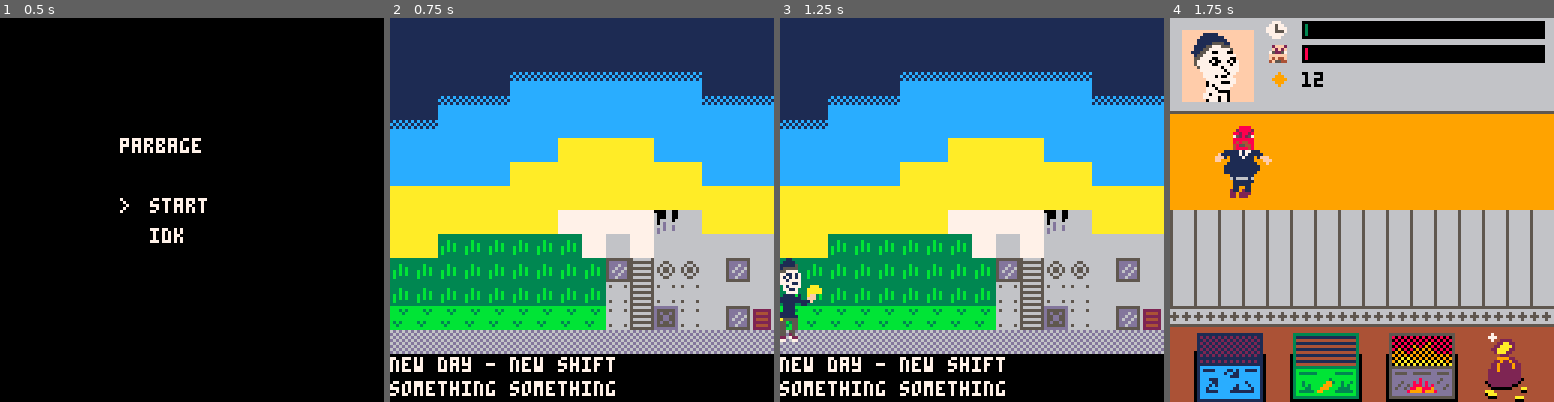
Above: before the commit, frames 1-4 (left to right).
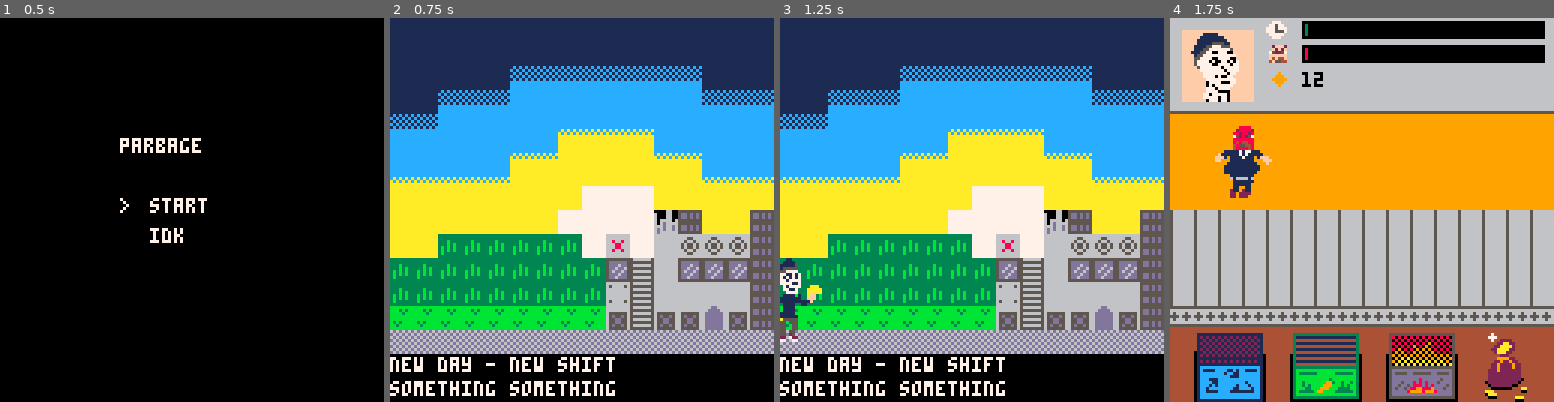
Above: after the commit, the same moments.

Repository: thorny-thorny/parbage
Game: PICO-8 cartridge lej20.p8
The game is run twice, just before and just after one commit, with the same random seed, the same clock (stepped at 60 frames per second) and the same inputs.
Inputs:
- Up to frame 1 (0.5 s): no input
- Up to frame 2 (0.75 s): tap O (Z key) at 0.7 s
- Up to frame 3 (1.25 s): no input
- Up to frame 4 (1.75 s): hold Right from 1.6 s (still down); tap O (Z key) at 1.7 s

Frame 1 is identical in both runs. In frame 2, 8.3% of the frame differs, in the area x 0-100%, y 12-82%; in frame 3, 8.3%; in frame 4, nothing differs.

Commit message:
attempted a simple song XD
Not very good

Diff:
--- a/lej20.p8
+++ b/lej20.p8
@@ -124,15 +124,20 @@
 000000002f2f2f2f2f2f2f2f2f2f2f2f909192931e1f1f1f1f1f1f1f1f1f1f1faeaeaeaeaeaeaeaeaeaeaeaeaeaeaeae9f9f9f9f9f9f9f8f8f8f8f9f9f9f9f9f00000000000000000000000000000000000000000000000000000000000000000000000000000000000000000000000000000000000000000000000000000000
 000000002f2f2f2f2f2f2f2f2f2f2f2fa0a1a2a30d1f1f1f1f1f1f1f1f1f1f1faeaeaeaeae8d8d8d8d8d8d8d8daeaeae9f9f9f9f9f9f9f9f9f9f9f9f9f9f9f9f00000000000000000000000000000000000000000000000000000000000000000000000000000000000000000000000000000000000000000000000000000000
 000000002f2f2f2f2f2f2f2f2f2f2f2fb0b1b2b30f0f0f0f0f0f0f0f0f0f0f0faeae8d8d8dbebebebebebebebe8d8d8d9f9f9f9f9f9f9f9f9f9f9f9f9f9f9f9f00000000000000000000000000000000000000000000000000000000000000000000000000000000000000000000000000000000000000000000000000000000
-2f2f2f2f2f2f2f2f2f2f2f2f2f2f2f2f000000007475757575757575757575768d8dbebebebebebebebebebebebebebe9f9f9f9f9f9f9f9f9f9f9f9f9f9f9f9f00000000000000000000000000000000000000000000000000000000000000000000000000000000000000000000000000000000000000000000000000000000
-2f2f2f2f2f2f2f2f2f2f2f2f2f2f2f2f000000007d7878787878787878787879bebebebebebebe9f9f9f9fbebebebebe9f9f9f9f9f9f9f9f9f9f9f9f9f9f9f9f00000000000000000000000000000000000000000000000000000000000000000000000000000000000000000000000000000000000000000000000000000000
-2f2f2f2f2f2f2f2f2f2f2f2f2f2f2f2f00000000777878787878787878787879bebebebebe9f9f9f9f9f9f9f9fbebebe9f9f9f9f9f9f9f9f9f9f9f9f9f9f9f9f00000000000000000000000000000000000000000000000000000000000000000000000000000000000000000000000000000000000000000000000000000000
-2f2f2f2f2f2f2f2f2f2f2f2f2f2f2f2f000000007a7b7b7b7b7b7b7b7b7b7b7c9f9f9f9f9f9f9f9f9f9f9f9f9f9f9f9f9f9f9f9f9f9f9f9f9f9f9f9f9f9f9f9f00000000000000000000000000000000000000000000000000000000000000000000000000000000000000000000000000000000000000000000000000000000
-2f2f2f2f2f2f2f2f2f2f2f2f2f2f2f2f000000000000000000000000000000009f9f9f9f9f9f9f8f8f8f8f8b9b9f9f9f9f9f9f9f9f9f9f9f9f9f9f8b9b9f9f9f00000000000000000000008b9b000000000000000000000000000000000000000000000000000000000000000000000000000000000000000000000000000000
-2f2f2f2f2f2f2f2f2f2f2f2f2f2f2f2f000000000000000000000000000000009f9fafafafafafaf8f9b8f9b9b9b9b9b9f9fafafafafafaf9f9b9f9b9b9b9b9b0000afafafafafaf009b009b9b9b9b9b000000000000000000000000000000000000000000000000000000000000000000000000000000000000000000000000
-3f3f3f3f3f3f3f3f3f3f3f3f3f3f3f3f00000000000000000000000000000000afafafafafafafafafadabacac9bad9bafafafafafafafafafadabacac9bad9bafafafafafafafafafadabacac9bad9b000000000000000000000000000000000000000000000000000000000000000000000000000000000000000000000000
-3f3f3f3f3f3f3f3f3f3f3f3f3f3f3f3f00000000000000000000000000000000afafafafafafafafafbbabbbbb9b9b9bafafafafafafafafafbbabbbbb9b9b9bafafafafafafafafafbbabbbbb9b9b9b000000000000000000000000000000000000000000000000000000000000000000000000000000000000000000000000
-3f3f3f3f3f3f3f3f3f3f3f3f3f3f3f3f00000000000000000000000000000000bfbfbfbfbfbfbfbfbfbbabbdbb9bad9cbfbfbfbfbfbfbfbfbfbbabbdbb9bad9cbfbfbfbfbfbfbfbfbfbbabbdbb9bad9c000000000000000000000000000000000000000000000000000000000000000000000000000000000000000000000000
+2f2f2f2f2f2f2f2f2f2f2f2f2f2f2f2f000000007475757575757575757575768d8dbebebebebe9e9e9e9ebebebebebe9f9f9f9f9f9f9f9f9f9f9f9f9f9f9f9f00000000000000000000000000000000000000000000000000000000000000000000000000000000000000000000000000000000000000000000000000000000
+2f2f2f2f2f2f2f2f2f2f2f2f2f2f2f2f000000007d7878787878787878787879bebebebebe9e9e9f9f9f9f9e9ebebebe9f9f9f9f9f9f9f9f9f9f9f9f9f9f9f9f00000000000000000000000000000000000000000000000000000000000000000000000000000000000000000000000000000000000000000000000000000000
+2f2f2f2f2f2f2f2f2f2f2f2f2f2f2f2f000000007778787878787878787878799e9e9e9e9e9f9f9f9f9f9f9f9f9e9e9e9f9f9f9f9f9f9f9f9f9f9f9f9f9f9f9f00000000000000000000000000000000000000000000000000000000000000000000000000000000000000000000000000000000000000000000000000000000
+2f2f2f2f2f2f2f2f2f2f2f2f2f2f2f2f000000007a7b7b7b7b7b7b7b7b7b7b7c9f9f9f9f9f9f9f9f8f8f8f9f9f9f9f9f9f9f9f9f9f9f9f9f9f9f9f9f9f9f9f9f00000000000000000000000000000000000000000000000000000000000000000000000000000000000000000000000000000000000000000000000000000000
+2f2f2f2f2f2f2f2f2f2f2f2f2f2f2f2f000000000000000000000000000000009f9f9f9f9f9f9f8f8f8f8f8b9c9f9f9c9f9f9f9f9f9f9f9f9f9f9f8b9c9f9f9c00000000000000000000008b9c00009c000000000000000000000000000000000000000000000000000000000000000000000000000000000000000000000000
+2f2f2f2f2f2f2f2f2f2f2f2f2f2f2f2f000000000000000000000000000000009f9fafafafafafaf8fbd8f9bacacac9c9f9fafafafafafaf9fbd9f9bacacac9c0000afafafafafaf00bd009bacacac9c000000000000000000000000000000000000000000000000000000000000000000000000000000000000000000000000
+3f3f3f3f3f3f3f3f3f3f3f3f3f3f3f3f00000000000000000000000000000000afafafafafafafafafadab9badadad9cafafafafafafafafafadab9badadad9cafafafafafafafafafadab9badadad9c000000000000000000000000000000000000000000000000000000000000000000000000000000000000000000000000
+3f3f3f3f3f3f3f3f3f3f3f3f3f3f3f3f00000000000000000000000000000000afafafafafafafafafbbab9b9b9b9b9cafafafafafafafafafbbab9b9b9b9b9cafafafafafafafafafbbab9b9b9b9b9c000000000000000000000000000000000000000000000000000000000000000000000000000000000000000000000000
+3f3f3f3f3f3f3f3f3f3f3f3f3f3f3f3f00000000000000000000000000000000bfbfbfbfbfbfbfbfbfbaabbaba9dba9cbfbfbfbfbfbfbfbfbfbbabbaba9dba9cbfbfbfbfbfbfbfbfbfbbabbaba9dba9c000000000000000000000000000000000000000000000000000000000000000000000000000000000000000000000000
 3f4445463f4748493f4a4b4c3f4d4e3f00000000000000000000000000000000bcbcbcbcbcbcbcbcbcbcbcbcbcbcbcbcbcbcbcbcbcbcbcbcbcbcbcbcbcbcbcbcbcbcbcbcbcbcbcbcbcbcbcbcbcbcbcbc000000000000000000000000000000000000000000000000000000000000000000000000000000000000000000000000
 3f5455563f5758593f5a5b5c3f5d5e3f00000000000000000000000000000000000000000000000000000000000000000000000000000000000000000000000000000000000000000000000000000000000000000000000000000000000000000000000000000000000000000000000000000000000000000000000000000000
 3f6465663f6768693f6a6b6c3f6d6e3f00000000000000000000000000000000000000000000000000000000000000000000000000000000000000000000000000000000000000000000000000000000000000000000000000000000000000000000000000000000000000000000000000000000000000000000000000000000
+…(5 lines of a section not shown)…
Not shown, changed: 18 lines of the sprite sheet (__gfx__) section of lej20.p8
Not shown, changed: the music (__music__) section of lej20.p8
Not shown, changed: the sound effects (__sfx__) section of lej20.p8
